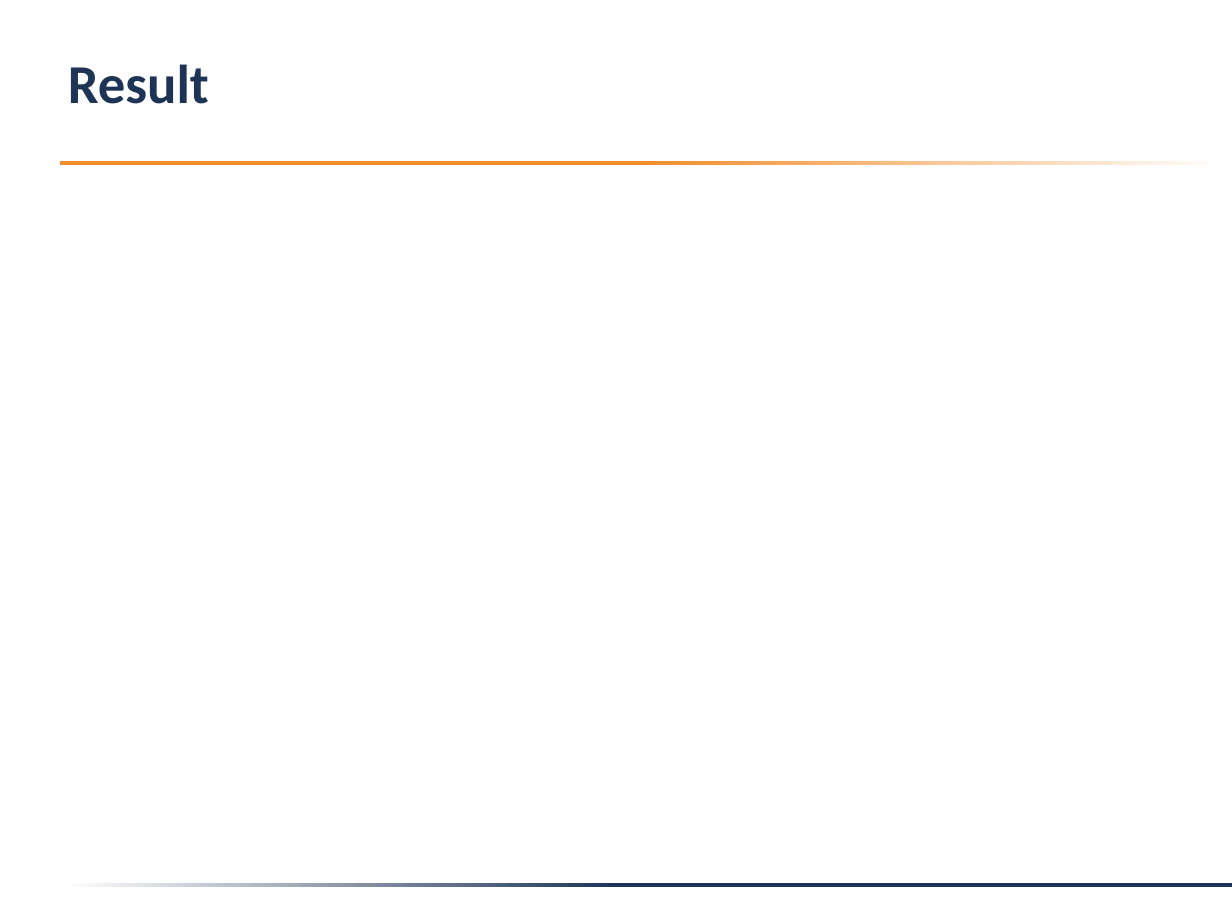
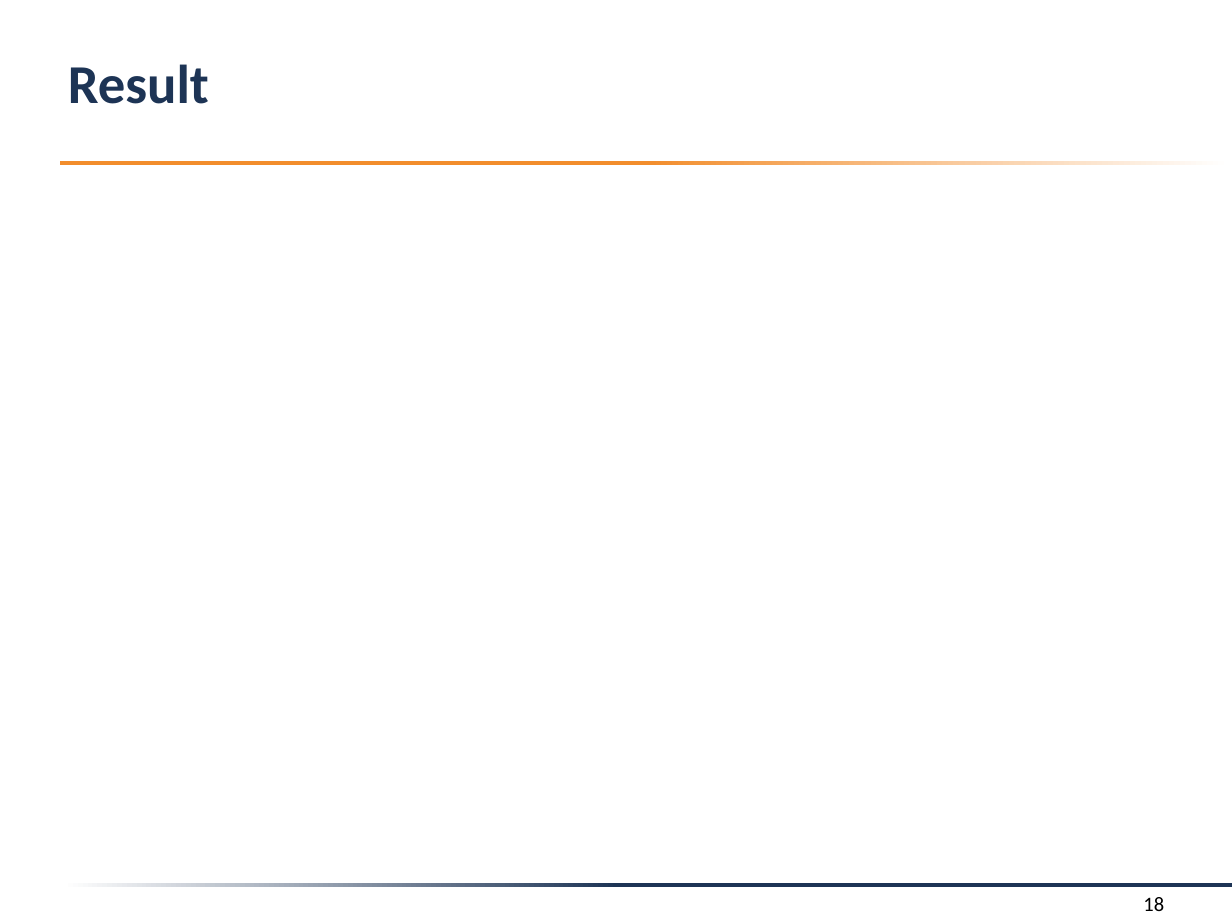
Before and after one commit to f-tischler/FortgeschritteneComputergrafik, a slide deck: slide 18 of Präsentation/presentation.pptx. Drawn at 1232x924 pixels with LibreOffice and Linux fonts; fonts in the diff are those of the drawing; background and template pictures are left out. Boxes give left, top, right and bottom in pixels: in the first picture for what was removed or moved away, otherwise in the second. Text is boxed around its words. In the diff, an @@ line names an element or a change of style, - is before the commit and + after.

Commit message:
presentation update

```diff
--- a/Präsentation/presentation.pptx
+++ b/Präsentation/presentation.pptx
@@ page number added at (x1=1143, y1=897, x2=1164, y2=911), 12 pt, text #000000 @@
+18
```
Also in this commit, not shown: 2 other slides changed, 2 other files.
